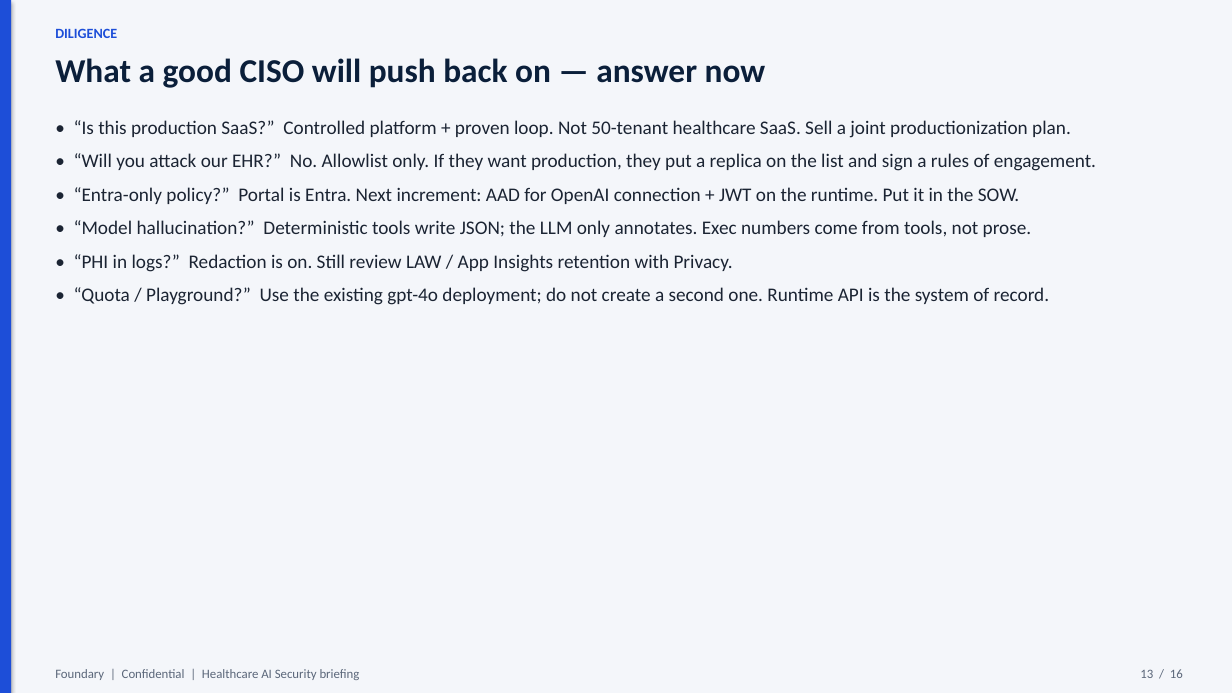
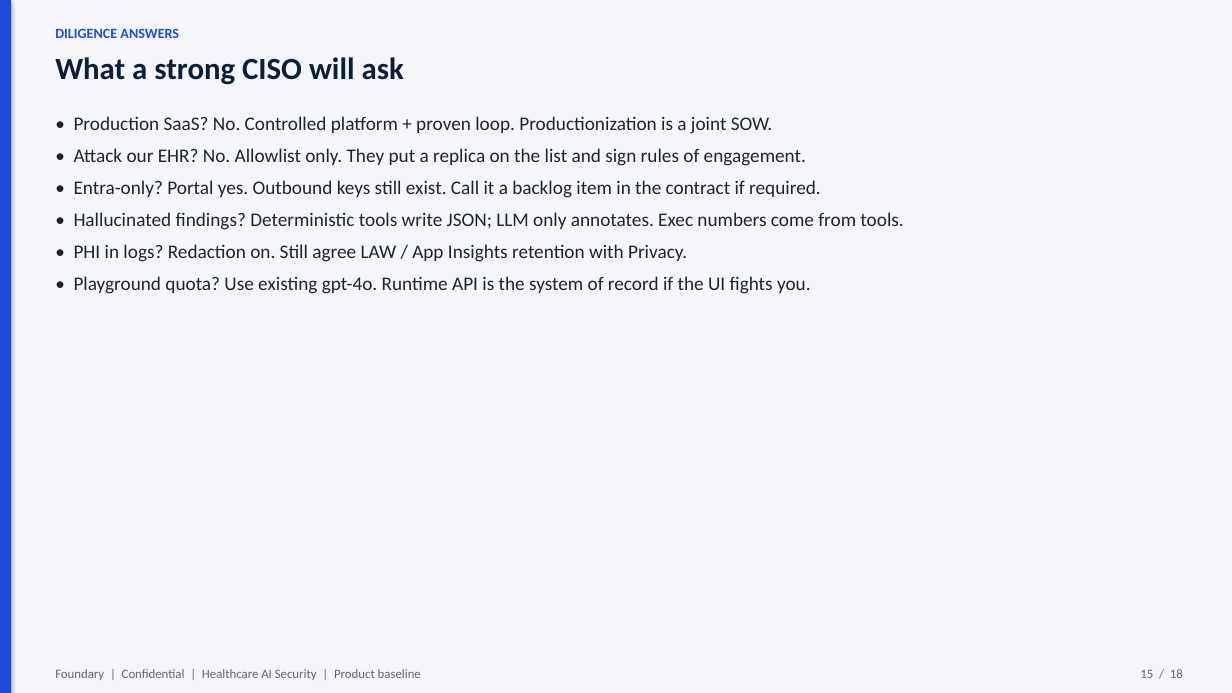
Before and after one commit to atulmishra84/Foundry-Baseline-Security-Agents, a slide deck: slide 15 of docs/Foundary-Healthcare-AI-Security-Brief.pptx (slide 13 before the commit). Drawn at 1232x693 pixels with LibreOffice and Linux fonts; fonts in the diff are those of the drawing. Boxes give left, top, right and bottom in pixels: in the first picture for what was removed or moved away, otherwise in the second. Text is boxed around its words. In the diff, an @@ line names an element or a change of style, - is before the commit and + after.

```diff
--- a/docs/Foundary-Healthcare-AI-Security-Brief.pptx
+++ b/docs/Foundary-Healthcare-AI-Security-Brief.pptx
@@ text at (55, 28, 179, 38): text changed @@
-DILIGENCE
+DILIGENCE ANSWERS
@@ text at (55, 57, 404, 85): text changed; size 26 to 24 pt @@
-What a good CISO will push back on — answer now
+What a strong CISO will ask
@@ text at (74, 116, 903, 294): text changed @@
-• “Is this production SaaS?” Controlled platform + proven loop. Not 50-tenant healthcare SaaS. Sell a joint productionization plan.
-• “Will you attack our EHR?” No. Allowlist only. If they want production, they put a replica on the list and sign a rules of engagement.
-• “Entra-only policy?” Portal is Entra. Next increment: AAD for OpenAI connection + JWT on the runtime. Put it in the SOW.
-• “Model hallucination?” Deterministic tools write JSON; the LLM only annotates. Exec numbers come from tools, not prose.
-• “PHI in logs?” Redaction is on. Still review LAW / App Insights retention with Privacy.
-• “Quota / Playground?” Use the existing gpt-4o deployment; do not create a second one. Runtime API is the system of record.
+• Production SaaS? No. Controlled platform + proven loop. Productionization is a joint SOW.
+• Attack our EHR? No. Allowlist only. They put a replica on the list and sign rules of engagement.
+• Entra-only? Portal yes. Outbound keys still exist. Call it a backlog item in the contract if required.
+• Hallucinated findings? Deterministic tools write JSON; LLM only annotates. Exec numbers come from tools.
+• PHI in logs? Redaction on. Still agree LAW / App Insights retention with Privacy.
+• Playground quota? Use existing gpt-4o. Runtime API is the system of record if the UI fights you.
@@ text at (55, 669, 421, 680): text changed @@
-Foundary | Confidential | Healthcare AI Security briefing
+Foundary | Confidential | Healthcare AI Security | Product baseline
@@ text at (1140, 669, 1183, 678): text changed @@
-13 / 16
+15 / 18
```
Also in this commit, not shown: 11 other slides changed, 6 slides added, 4 slides removed, 36 other files.
